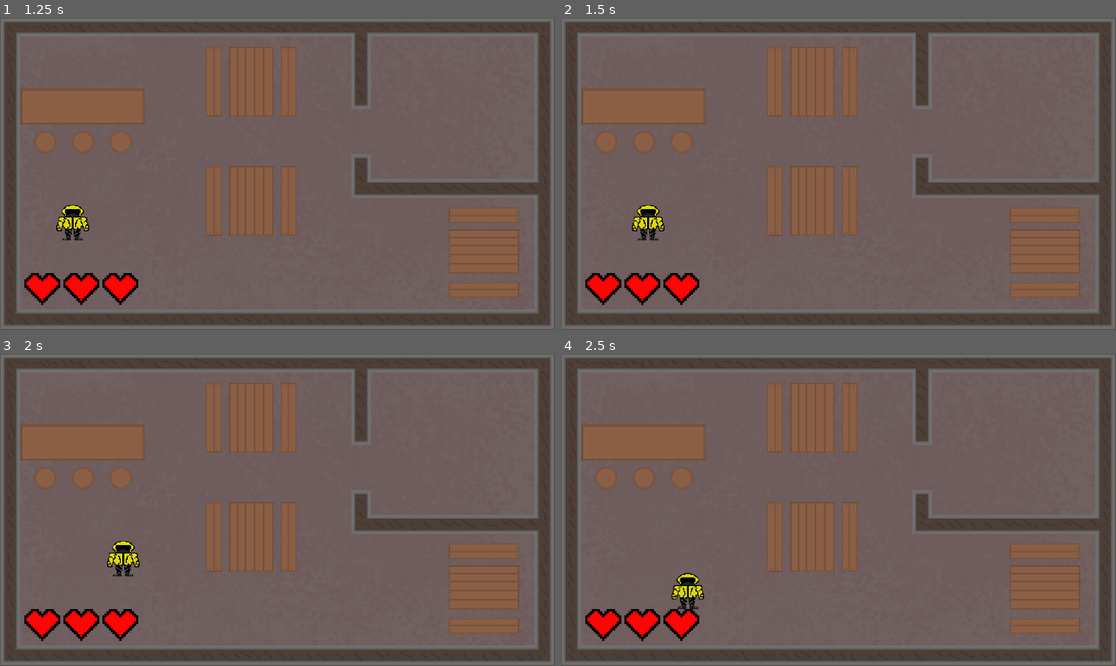
Above: before the commit, frames 1-4 (two rows, left to right).
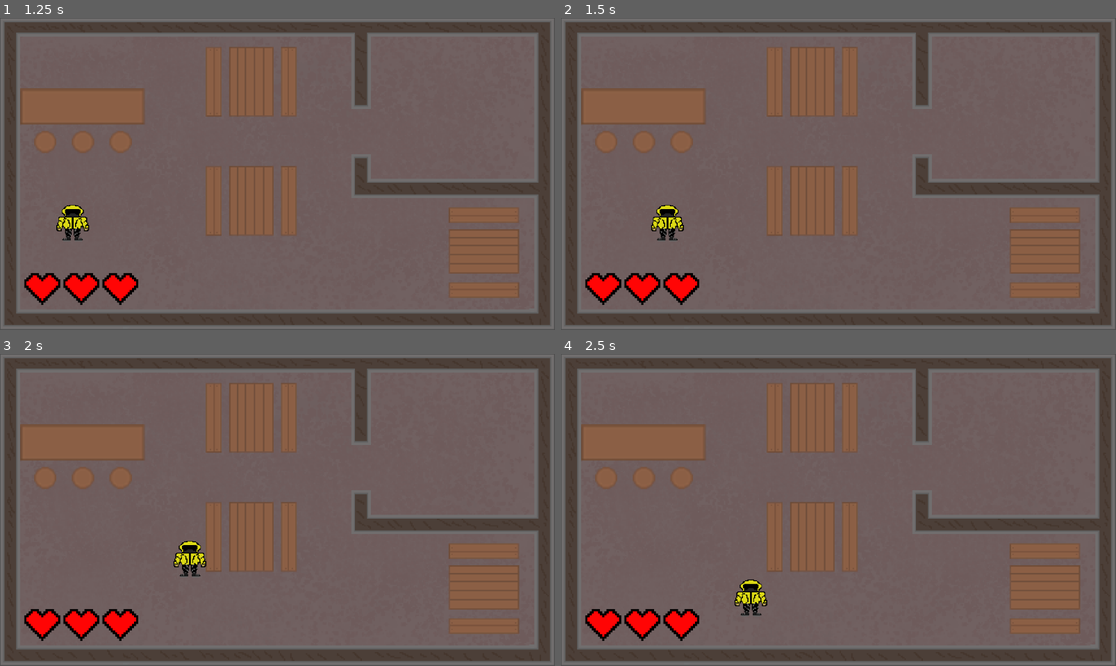
Above: after the commit, the same moments.

Repository: liketaurus/SE-practice-template
Game: Godot game, scene res://Scenes/menu.tscn
Two runs of this game, one before a commit and one after it. Both use one fixed random seed, a clock stepped at 60 frames per second and the inputs below.
Inputs:
- Up to frame 1 (1.25 s): click "Play" at 0.5 s
- Up to frame 2 (1.5 s): tap Enter at 1.25 s; hold D (move_right) from 1.28 s (still down); hold Shift from 1.28 s (still down)
- Up to frame 3 (2 s): keep holding D (move_right); keep holding Shift
- Up to frame 4 (2.5 s): release D (move_right) at 2.03 s; release Shift at 2.03 s; hold S (move_down) from 2.03 s (still down); tap Shift at 2.1 s

Frame 1 is identical in both runs. In frame 2, 0.7% of the frame differs, in the area x 12-23%, y 59-72%; in frame 3, 0.9%; in frame 4, 0.9%, in the area x 19-38%, y 70-84%.

Commit message:
Added mooving and limit fps

Diff:
--- a/src/Cyberpunk2069/Scenes/main.tscn
+++ b/src/Cyberpunk2069/Scenes/main.tscn
@@ -1,10 +1,25 @@
-[gd_scene load_steps=4 format=3 uid="uid://cm68f2lyegqgo"]
+[gd_scene load_steps=5 format=3 uid="uid://cm68f2lyegqgo"]
 
 [ext_resource type="PackedScene" uid="uid://bpugttvk7s8va" path="res://Scenes/Environment.tscn" id="1_deff2"]
 [ext_resource type="PackedScene" uid="uid://btb3mslexwkb0" path="res://Scenes/player.tscn" id="2_cm5n4"]
 [ext_resource type="Texture2D" uid="uid://doj5q74cedgyt" path="res://Textures/HP.png" id="3_etrmn"]
 
+[sub_resource type="GDScript" id="GDScript_dnbjt"]
+script/source = "extends Node2D
+
+
+# Called when the node enters the scene tree for the first time.
+func _ready():
+	Engine.max_fps = 90
+
+
+# Called every frame. 'delta' is the elapsed time since the previous frame.
+func _process(delta):
+	pass
+"
+
 [node name="Main" type="Node2D"]
+script = SubResource("GDScript_dnbjt")
 
 [node name="StaticBody2D" parent="." instance=ExtResource("1_deff2")]
 position = Vector2(0, 1)
--- a/src/Cyberpunk2069/Scripts/player.gd
+++ b/src/Cyberpunk2069/Scripts/player.gd
@@ -1,18 +1,20 @@
 extends CharacterBody2D
 
-func _physics_process(delta):
-	var x_dir = Input.get_axis("move_left", "move_right")
-	velocity.x = 150 * x_dir
-	var y_dir = Input.get_axis("move_up", "move_down")
-	velocity.y = 150 * y_dir
+func _process(delta):
+	velocity.x = 0
+	velocity.y = 0
+	var speed = 150
+
+	if Input.is_key_pressed(KEY_SHIFT):
+		speed += 200
+
+	if Input.is_key_pressed(KEY_W):
+		velocity.y = -speed
+	if Input.is_key_pressed(KEY_S):
+		velocity.y = speed
+	if Input.is_key_pressed(KEY_A):
+		velocity.x = -speed
+	if Input.is_key_pressed(KEY_D):
+		velocity.x = speed
 
 	move_and_slide()
-
-
-func _process(delta):
-	var x_dir = Input.get_axis("run_left", "run_right")
-	velocity.x = 175 * x_dir
-	var y_dir = Input.get_axis("run_up", "run_down")
-	velocity.y = 175 * y_dir
-
-	move_and_slide()
